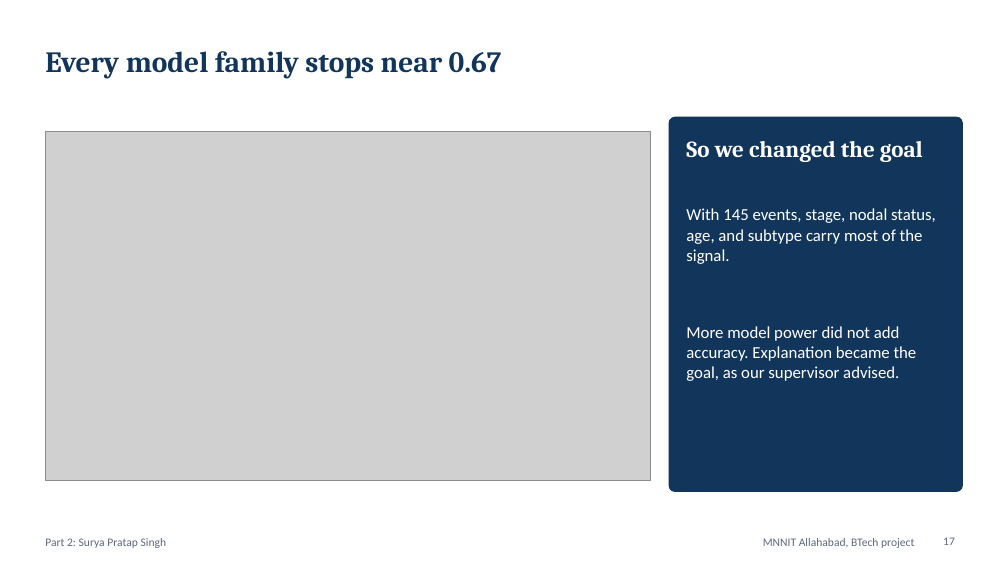
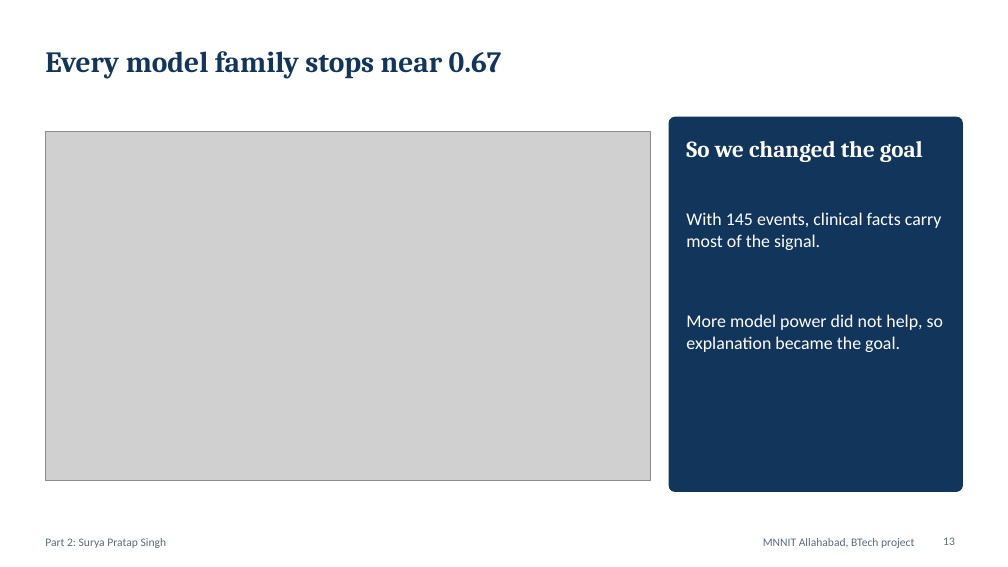
Before and after one commit to shauryasf/primekg-patient-reasoning, a slide deck: slide 13 of presentation/BRCA_Neurosymbolic_Panel_Deck.pptx (slide 17 before the commit). Drawn at 1008x567 pixels with LibreOffice and Linux fonts; fonts in the diff are those of the drawing; grey boxes stand for pictures. Boxes give left, top, right and bottom in pixels: in the first picture for what was removed or moved away, otherwise in the second. Text is boxed around its words. In the diff, an @@ line names an element or a change of style, - is before the commit and + after.

```diff
--- a/presentation/BRCA_Neurosymbolic_Panel_Deck.pptx
+++ b/presentation/BRCA_Neurosymbolic_Panel_Deck.pptx
@@ text at (686,212,942,250): text changed; size 16 to 17 pt @@
-With 145 events, stage, nodal status, age, and subtype carry most of the signal.
+With 145 events, clinical facts carry most of the signal.
@@ text at (686,314,943,352): text changed; size 16 to 17 pt @@
-More model power did not add accuracy. Explanation became the goal, as our supervisor advised.
+More model power did not help, so explanation became the goal.
@@ page number at (943,537,955,545): text changed @@
-17
+13
```
Also in this commit, not shown: 14 other slides changed, 13 slides added, 23 slides removed, 27 other files.
